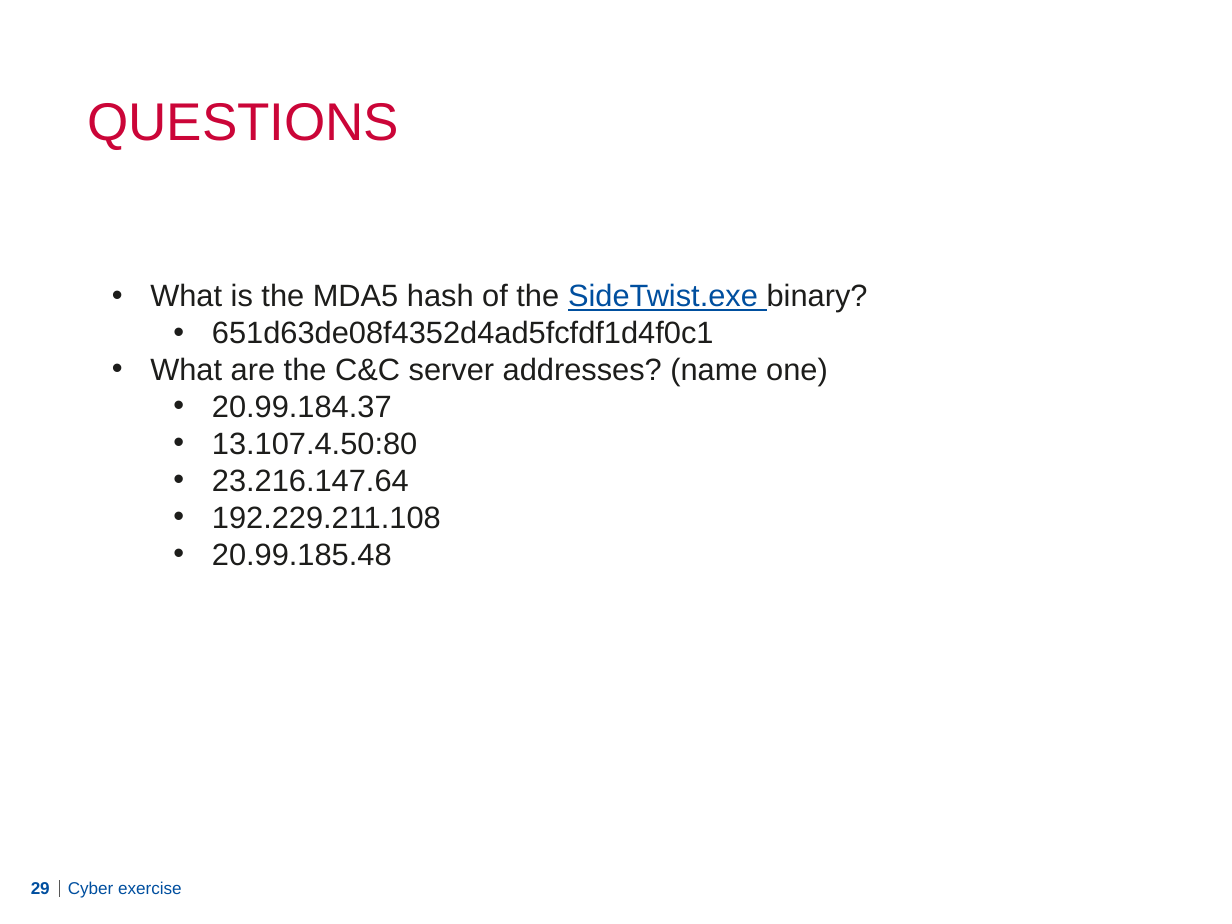
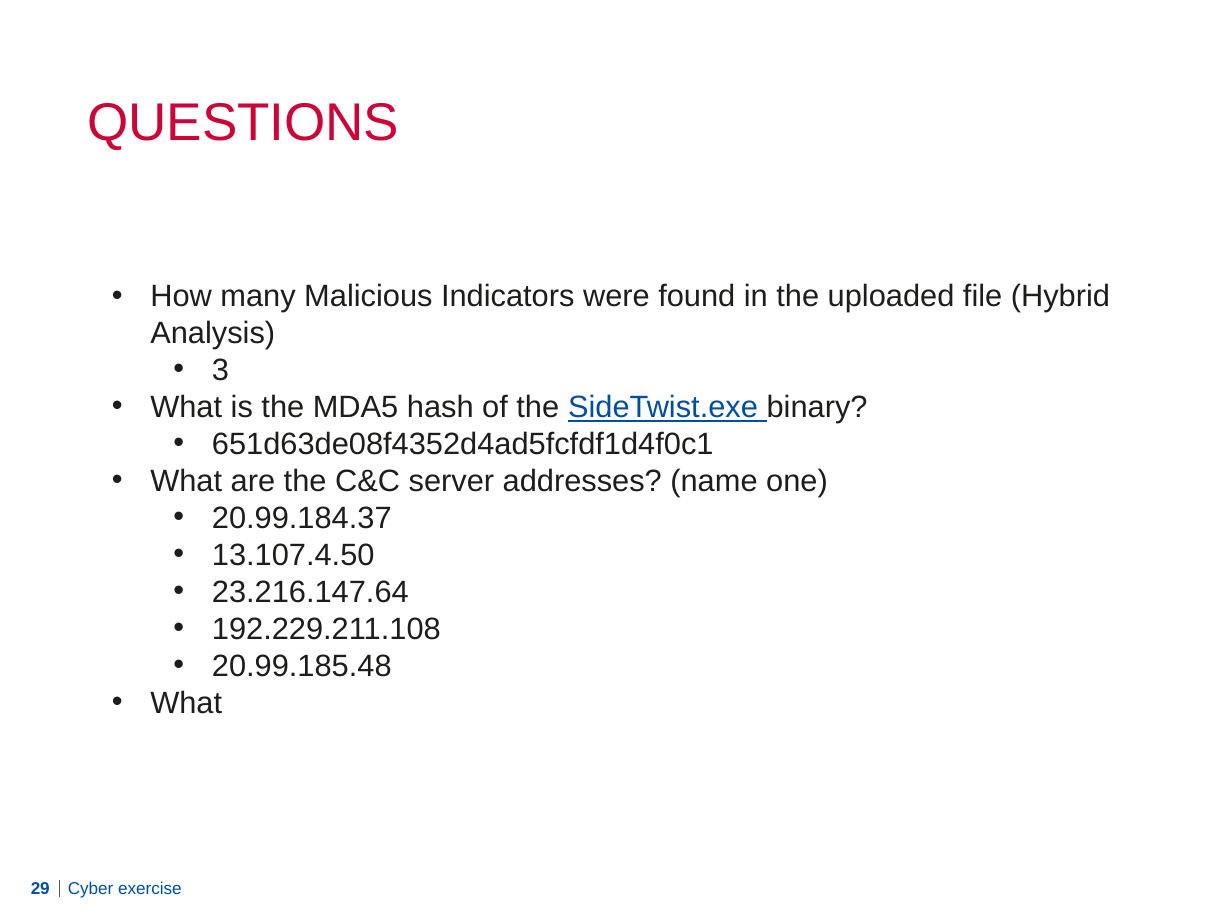
Before and after one commit to Lensver65/ESDC-BP, a slide deck: slide 29 of Cyber exercise.pptx. Drawn at 1232x924 pixels with LibreOffice and Linux fonts; fonts in the diff are those of the drawing; background and template pictures are left out. Boxes give left, top, right and bottom in pixels: in the first picture for what was removed or moved away, otherwise in the second. Text is boxed around its words. In the diff, an @@ line names an element or a change of style, - is before the commit and + after.

```diff
--- a/Cyber exercise.pptx
+++ b/Cyber exercise.pptx
@@ text at bbox=[150, 283, 1110, 381]: paragraphs added @@
+• How many Malicious Indicators were found in the uploaded file (Hybrid Analysis)
+  • 3
@@ text at bbox=[212, 543, 375, 566]: text changed @@
-  • 13.107.4.50:80
+  • 13.107.4.50
@@ text at bbox=[150, 690, 222, 714]: paragraph added @@
+• What
```
Also in this commit, not shown: 1 other slide changed, 3 other files.
